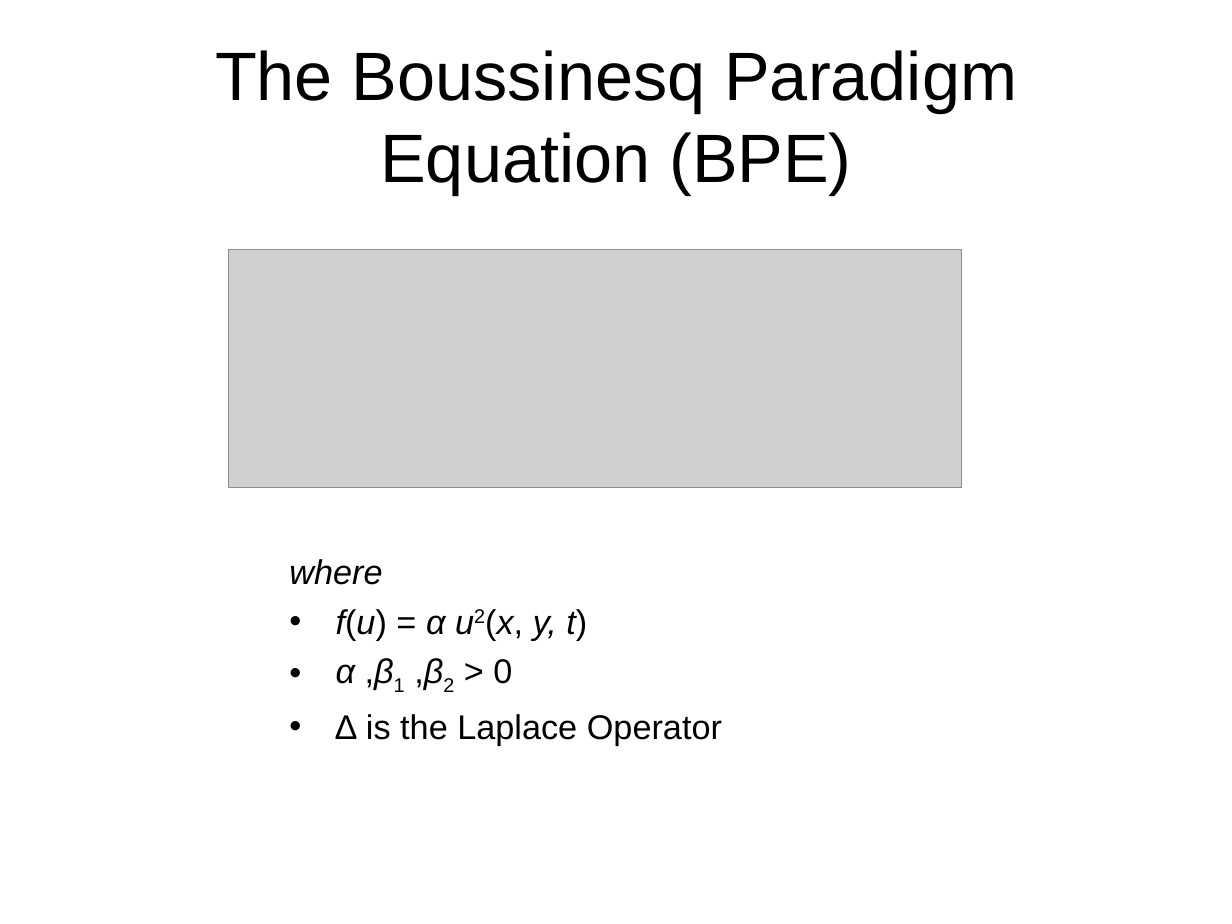
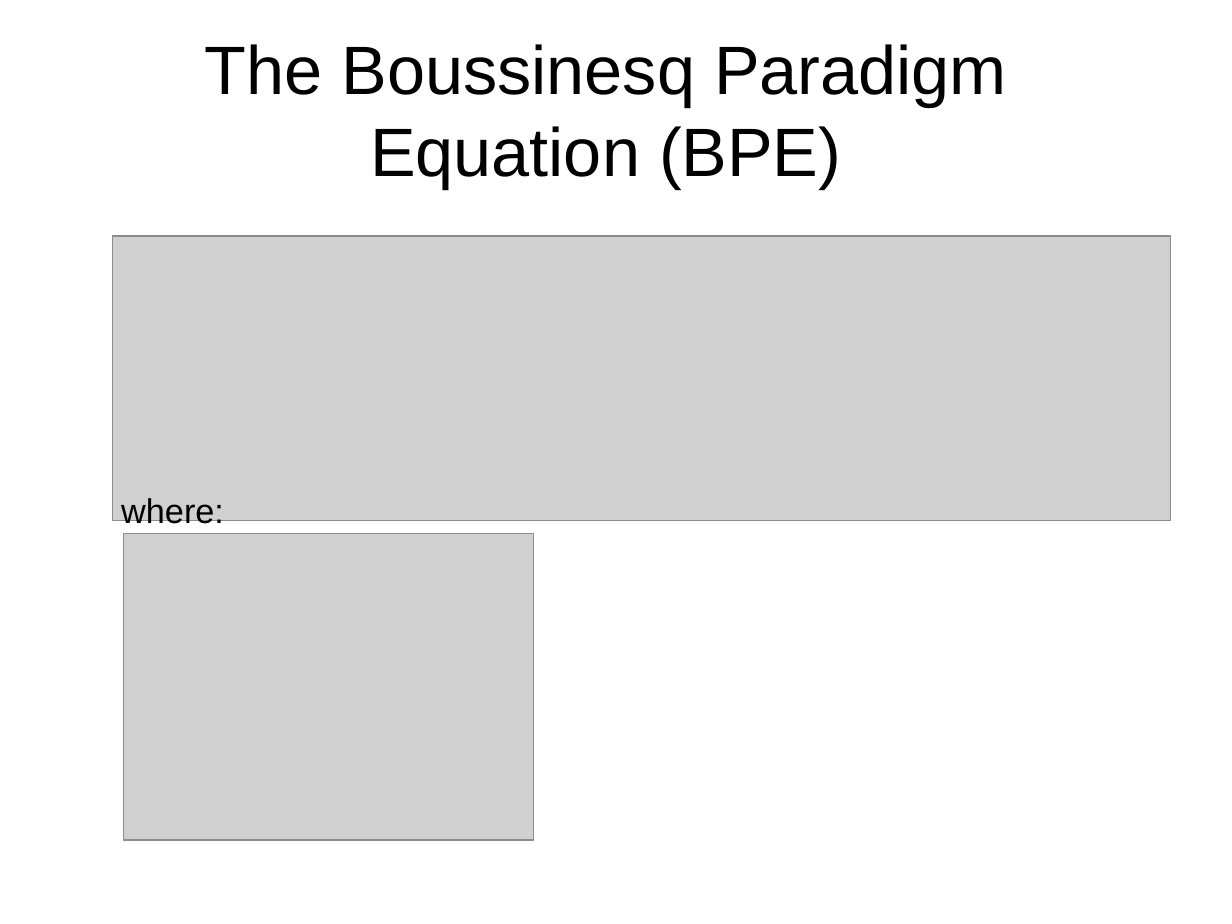
Before and after one commit to CloakMe/Boussinesq, a slide deck: slide 3 of Docu/Presentation Linz/Presentation.ppt. Drawn at 1232x924 pixels with LibreOffice and Linux fonts; fonts in the diff are those of the drawing; grey boxes stand for pictures. Boxes give left, top, right and bottom in pixels: in the first picture for what was removed or moved away, otherwise in the second. Text is boxed around its words. In the diff, an @@ line names an element or a change of style, - is before the commit and + after.

```diff
--- a/Docu/Presentation Linz/Presentation.ppt
+++ b/Docu/Presentation Linz/Presentation.ppt
@@ title "The Boussinesq Paradigm Equation (BPE)" moved from (x1=215, y1=50, x2=1017, y2=194) to (x1=205, y1=44, x2=1007, y2=188) @@
@@ picture resized from (x1=229, y1=250, x2=962, y2=488) to (x1=113, y1=237, x2=1170, y2=521) @@
@@ text added at (x1=121, y1=498, x2=224, y2=529), 20 pt, text #000000 @@
+where:
@@ picture added at (x1=123, y1=533, x2=533, y2=840) @@
@@ text removed at (x1=289, y1=559, x2=722, y2=745) @@
-where
-• f(u) = α u2(x, y, t)
-• α ,β1 ,β2 > 0
-• ∆ is the Laplace Operator
```
Also in this commit, not shown: 8 other slides changed, 3 slides added, 1 slide removed.
